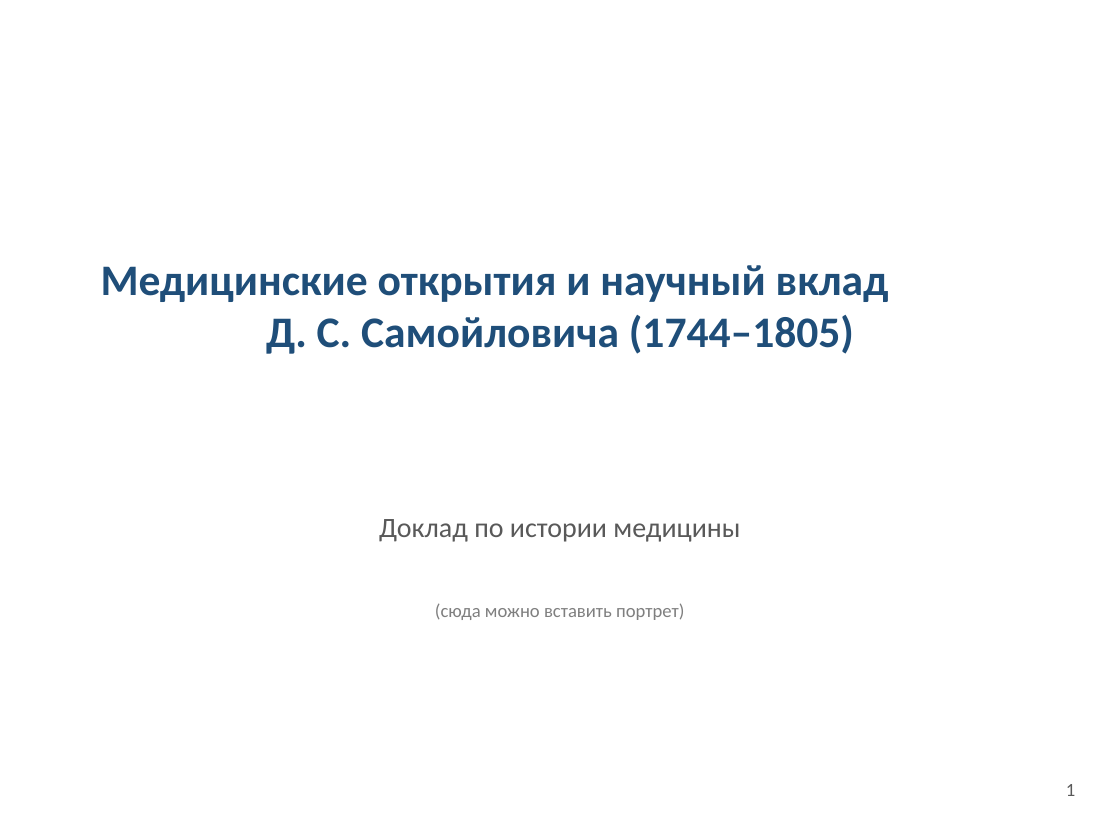
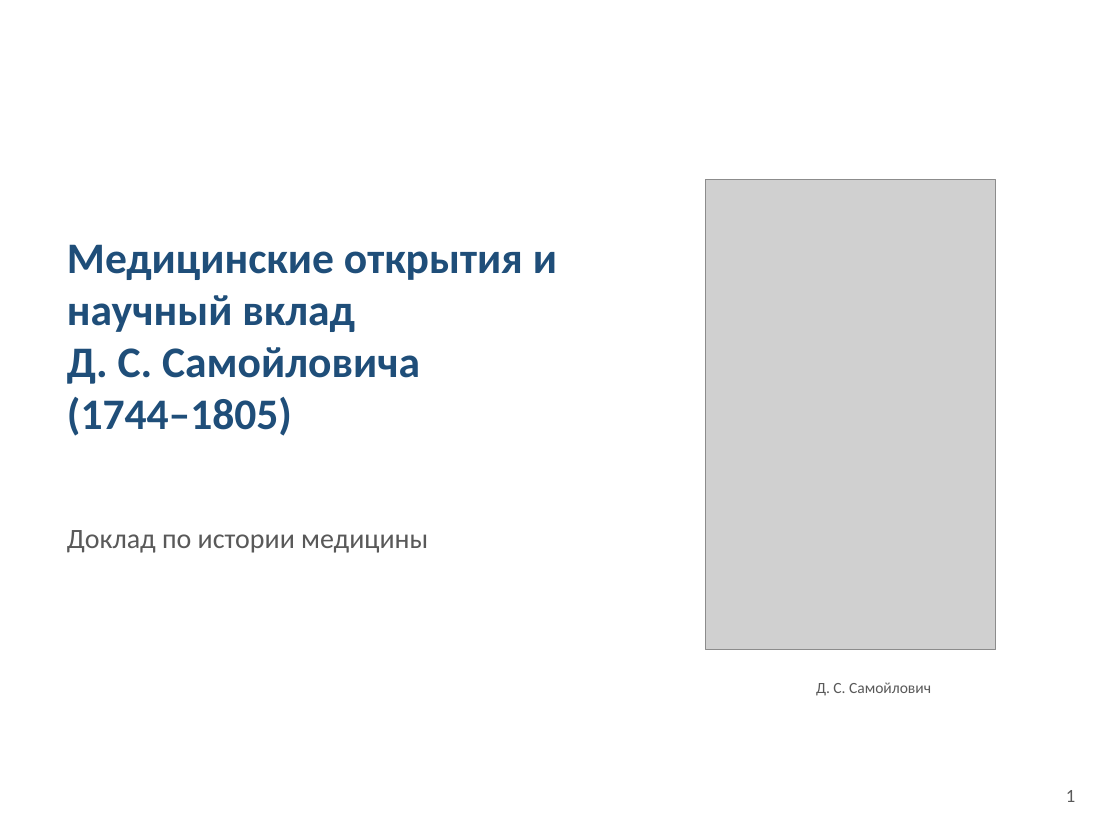
Before and after one commit to Egorka8982/YP_Penin_DB, a slide deck: slide 1 of presentation/Samoylovich_medicina.pptx. Drawn at 1120x840 pixels with LibreOffice and Linux fonts; fonts in the diff are those of the drawing; grey boxes stand for pictures. Boxes give left, top, right and bottom in pixels: in the first picture for what was removed or moved away, otherwise in the second. Text is boxed around its words. In the diff, an @@ line names an element or a change of style, - is before the commit and + after.

```diff
--- a/presentation/Samoylovich_medicina.pptx
+++ b/presentation/Samoylovich_medicina.pptx
@@ picture added at (706,179,996,650) @@
@@ text "Медицинские открытия и научный вклад ...": place and size @@
-text "Медицинские открытия и научный вклад ..." at (101,265,889,354)
+text "Медицинские открытия и научный вклад ..." at (67,244,557,436)
@@ text "Медицинские открытия и научный вклад ..." at (67,244,557,436): alignment centre to left @@
@@ text "Доклад по истории медицины" at (67,530,428,553): alignment centre to left @@
@@ text "Доклад по истории медицины": place and size @@
-text "Доклад по истории медицины" at (379,519,740,542)
+text "Доклад по истории медицины" at (67,530,428,553)
@@ text removed at (435,603,684,620) @@
-(сюда можно вставить портрет)
@@ text added at (816,682,931,696), 10 pt, text #595959 @@
+Д. С. Самойлович
@@ text "1": place and size @@
-text "1" at (1066,784,1075,796)
+text "1" at (1066,790,1075,802)
```
Also in this commit, not shown: 8 other slides changed, 1 slide added, 1 slide removed.
